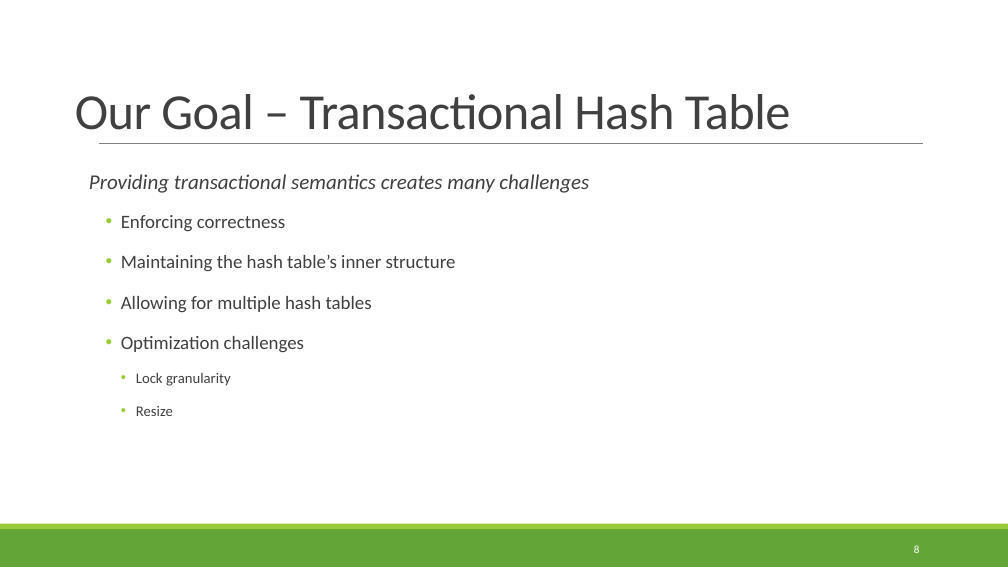
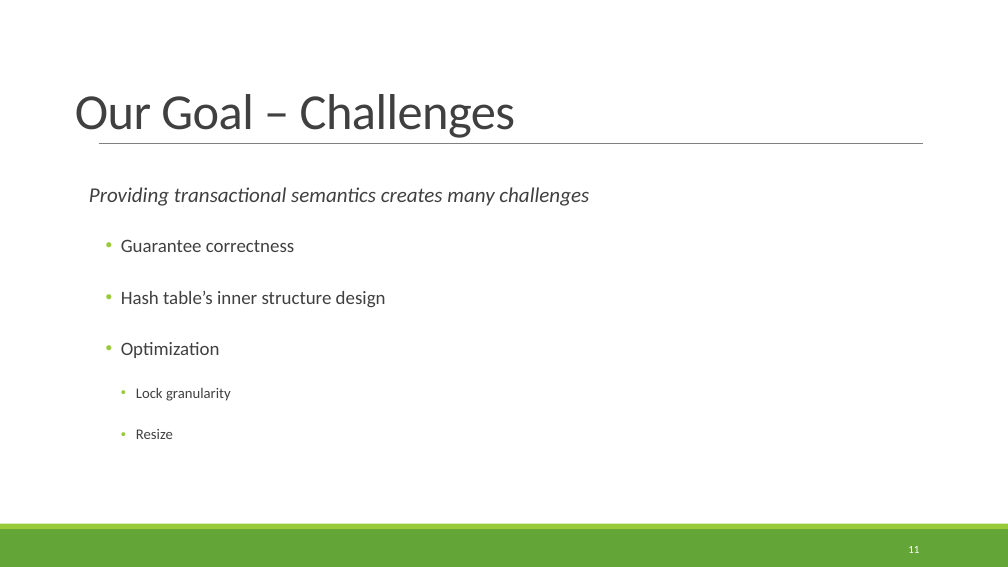
Before and after one commit to itssapir/TXHashMap, a slide deck: slide 11 of Docs/Presentation_final.pptx (slide 8 before the commit). Drawn at 1008x567 pixels with LibreOffice and Linux fonts; fonts in the diff are those of the drawing. Boxes give left, top, right and bottom in pixels: in the first picture for what was removed or moved away, otherwise in the second. Text is boxed around its words. In the diff, an @@ line names an element or a change of style, - is before the commit and + after.

```diff
--- a/Docs/Presentation_final.pptx
+++ b/Docs/Presentation_final.pptx
@@ title at [75,94,515,138]: text changed @@
-Our Goal – Transactional Hash Table
+Our Goal – Challenges
@@ text at [89,187,589,439]: line spacing 1.5 to 2 @@
@@ text at [121,239,386,358]: text changed @@
-  • Enforcing correctness
-  • Maintaining the hash table’s inner structure
-  • Allowing for multiple hash tables
-  • Optimization challenges
+  • Guarantee correctness
+  • Hash table’s inner structure design
+  • Optimization
@@ page number at [908,546,919,553]: text changed @@
-8
+11
```
Also in this commit, not shown: 15 other slides changed, 39 slides added, 4 slides removed, 6 other files.
